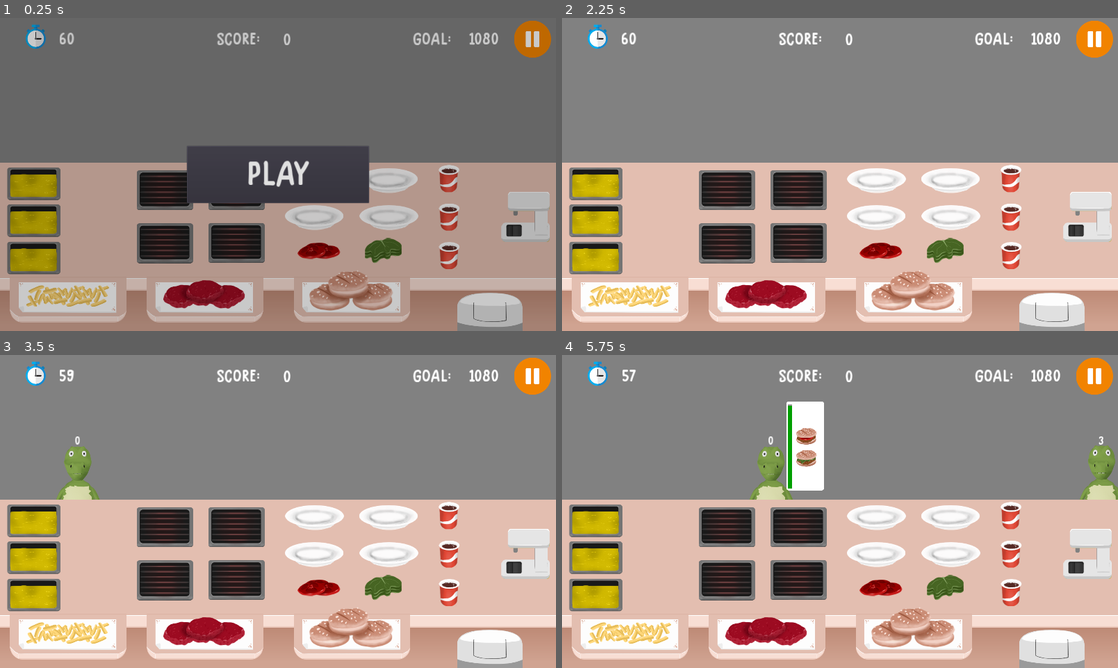
Above: before the commit, frames 1-4 (two rows, left to right).
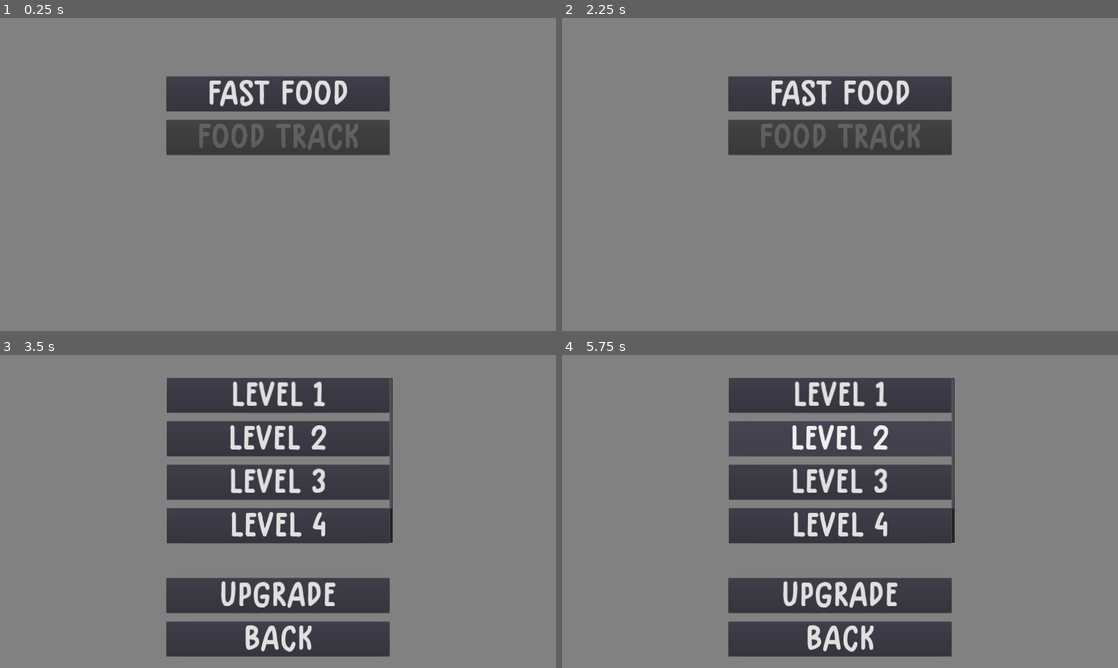
Above: after the commit, the same moments.

Repository: samuelpedrajas/MyVeganRestaurant
Game: Godot game, scene res://Scenes/Game.tscn
Two runs of this game, one before a commit and one after it. Both use one fixed random seed, a clock stepped at 60 frames per second and the inputs below. Before the commit the project starts from res://Scenes/Kitchen.tscn.
Inputs (mouse positions are in pixels of both pictures, inside the frame that each line leads up to):
- Up to frame 1 (0.25 s): no input
- Up to frame 2 (2.25 s): click (840, 93) at 0.5 s, where only the run after the commit has a clickable "Fast Food"; click (840, 302) at 1.25 s, where only the run after the commit has a clickable "BACK"; click (840, 174) at 2 s, where only the run before the commit has a clickable "PLAY"
- Up to frame 3 (3.5 s): click (278, 430) at 2.75 s, where only the run after the commit has a clickable "Fast Food"
- Up to frame 4 (5.75 s): click (840, 395) at 3.5 s, where only the run after the commit has a clickable "Level 1"; click (840, 395) at 4.25 s, where only the run after the commit has a clickable "Level 1"; click (840, 439) at 5 s, where only the run after the commit has a clickable "Level 2"

The runs differ from the first frame. In frame 1, 97% of the frame differs, in the area x 0-100%, y 0-100%; in frame 2, 62%; in frame 3, 68%; in frame 4, 68%.

Commit message:
progress

Diff:
--- /dev/null
+++ b/Scenes/Game.tscn
@@ -0,0 +1,24 @@
+[gd_scene load_steps=5 format=2]
+
+[ext_resource path="res://Scenes/KitchenSelection.tscn" type="PackedScene" id=1]
+[ext_resource path="res://Scenes/LevelSelection.tscn" type="PackedScene" id=2]
+[ext_resource path="res://Scenes/KitchenUpgrades.tscn" type="PackedScene" id=3]
+[ext_resource path="res://Scripts/Game.gd" type="Script" id=4]
+
+[node name="Game" type="Control"]
+anchor_right = 1.0
+anchor_bottom = 1.0
+script = ExtResource( 4 )
+__meta__ = {
+"_edit_use_anchors_": false
+}
+
+[node name="KitchenSelection" parent="." instance=ExtResource( 1 )]
+
+[node name="LevelSelection" parent="." instance=ExtResource( 2 )]
+visible = false
+
+[node name="KitchenUpgrades" parent="." instance=ExtResource( 3 )]
+visible = false
+[connection signal="kitchen_selected" from="KitchenSelection" to="." method="_on_KitchenSelection_kitchen_selected"]
+[connection signal="close_request" from="LevelSelection" to="." method="_on_LevelSelection_close_request"]
--- a/Scenes/LevelSelection.tscn
+++ b/Scenes/LevelSelection.tscn
@@ -1,13 +1,32 @@
-[gd_scene load_steps=2 format=2]
+[gd_scene load_steps=3 format=2]
 
 [ext_resource path="res://Fonts/Button.tres" type="DynamicFont" id=1]
+[ext_resource path="res://Scripts/LevelSelection.gd" type="Script" id=2]
 
 [node name="LevelSelection" type="Control"]
 anchor_right = 1.0
 anchor_bottom = 1.0
+script = ExtResource( 2 )
 __meta__ = {
 "_edit_use_anchors_": false
 }
+
+[node name="ButtonTemplate" type="Control" parent="."]
+visible = false
+margin_right = 40.0
+margin_bottom = 40.0
+__meta__ = {
+"_edit_use_anchors_": false
+}
+
+[node name="Button" type="Button" parent="ButtonTemplate"]
+margin_left = 575.0
+margin_top = 79.0
+margin_right = 1345.0
+margin_bottom = 199.0
+rect_min_size = Vector2( 0, 120 )
+custom_fonts/font = ExtResource( 1 )
+text = "Level 1"
 
 [node name="Bg" type="ColorRect" parent="."]
 anchor_right = 1.0
@@ -28,19 +47,11 @@
 
 [node name="Levels" type="VBoxContainer" parent="ScrollContainer"]
 margin_right = 770.0
-margin_bottom = 120.0
 rect_min_size = Vector2( 770, 0 )
 custom_constants/separation = 30
 __meta__ = {
 "_edit_use_anchors_": false
 }
-
-[node name="Level1" type="Button" parent="ScrollContainer/Levels"]
-margin_right = 770.0
-margin_bottom = 120.0
-rect_min_size = Vector2( 0, 120 )
-custom_fonts/font = ExtResource( 1 )
-text = "Level 1"
 
 [node name="Bottom" type="VBoxContainer" parent="."]
 anchor_left = 0.5
@@ -76,3 +87,4 @@
 __meta__ = {
 "_edit_use_anchors_": false
 }
+[connection signal="pressed" from="Bottom/Back" to="." method="_on_Back_pressed"]
--- /dev/null
+++ b/Scripts/Game.gd
@@ -0,0 +1,14 @@
+extends Control
+
+
+onready var current_screen = $KitchenSelection
+
+
+func _on_KitchenSelection_kitchen_selected(kitchen_name):
+	$KitchenSelection.close_screen()
+	$LevelSelection.open_screen(kitchen_name)
+
+
+func _on_LevelSelection_close_request():
+	$LevelSelection.close_screen()
+	$KitchenSelection.open_screen()
--- a/Scripts/KitchenSelection.gd
+++ b/Scripts/KitchenSelection.gd
@@ -1,5 +1,16 @@
 extends Control
 
 
+signal kitchen_selected
+
+
+func open_screen():
+	show()
+
+
+func close_screen():
+	hide()
+
+
 func _on_FastFood_pressed():
-	pass # Replace with function body.
+	emit_signal("kitchen_selected", "FastFood")
--- /dev/null
+++ b/Scripts/LevelSelection.gd
@@ -0,0 +1,33 @@
+extends Control
+
+
+signal close_request
+
+var level_button_text = "Level %s"
+
+
+var kitchen_levels = {
+	"FastFood": load("res://Scenes/FastFood/FastFoodLevels.tscn")
+}
+
+
+func open_screen(kitchen_name):
+	var levels = kitchen_levels[kitchen_name].instance()
+	var level_list = levels.get_levels()
+	for i in range(level_list.size()):
+		var new_button = $ButtonTemplate/Button.duplicate()
+		new_button.set_text(level_button_text % [str(i + 1)])
+		$ScrollContainer/Levels.add_child(new_button)
+	show()
+
+
+func close_screen():
+	hide()
+	var levels = $ScrollContainer/Levels
+	for level in levels.get_children():
+		levels.remove_child(level)
+		level.queue_free()
+
+
+func _on_Back_pressed():
+	emit_signal("close_request")
--- a/Scripts/Levels.gd
+++ b/Scripts/Levels.gd
@@ -1,5 +1,8 @@
 extends Node
 
 
+func get_levels():
+	return get_children()
+
 func get_level_configuration(i):
 	return get_node(str(i))
--- a/project.godot
+++ b/project.godot
@@ -16,7 +16,7 @@
 [application]
 
 config/name="MyVeganRestaurant"
-run/main_scene="res://Scenes/Kitchen.tscn"
+run/main_scene="res://Scenes/Game.tscn"
 config/icon="res://icon.png"
 
 [autoload]
